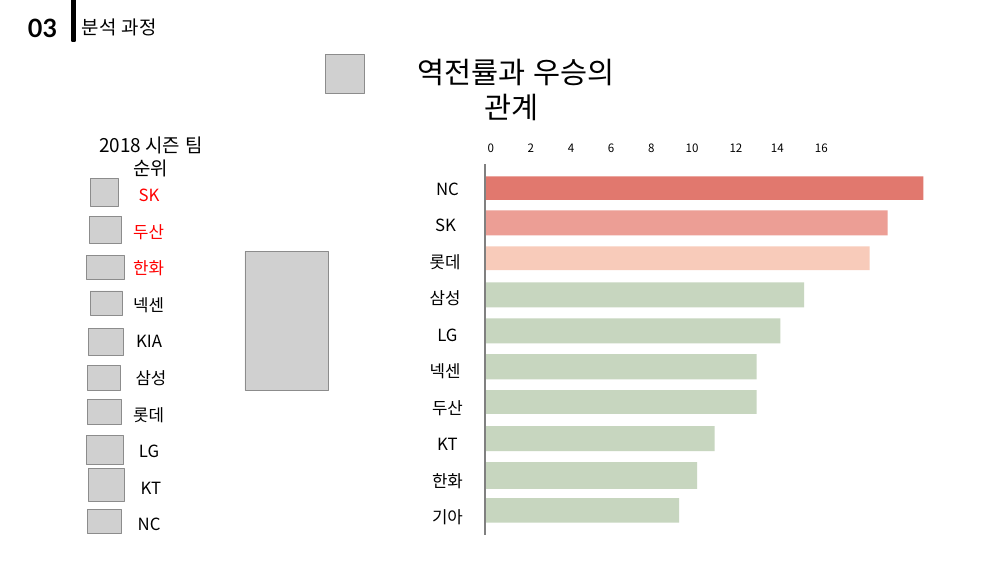
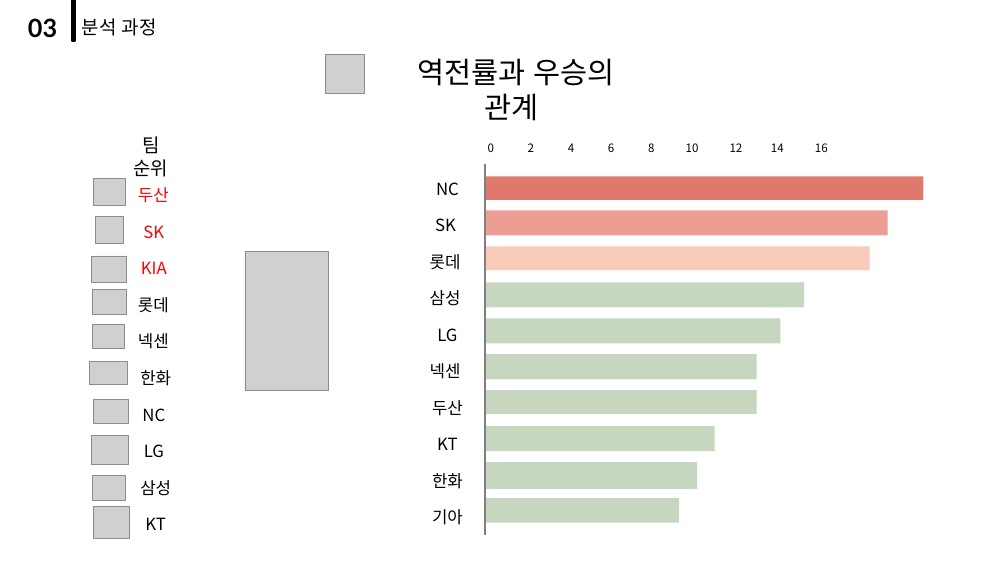
Before and after one commit to kangjiwond1/datamining, a slide deck: slide 35 of [데이터마이닝_강팀]_야구 데이터 분석.pptx (slide 36 before the commit). Drawn at 1008x567 pixels with LibreOffice and Linux fonts; fonts in the diff are those of the drawing; grey boxes stand for pictures. Boxes give left, top, right and bottom in pixels: in the first picture for what was removed or moved away, otherwise in the second. Text is boxed around its words. In the diff, an @@ line names an element or a change of style, - is before the commit and + after.

```diff
--- a/[데이터마이닝_강팀]_야구 데이터 분석.pptx
+++ b/[데이터마이닝_강팀]_야구 데이터 분석.pptx
@@ text at (x1=134, y1=136, x2=169, y2=177): text changed @@
-2018 시즌 팀 순위
+팀 순위
@@ picture moved from (x1=90, y1=216, x2=122, y2=243) to (x1=93, y1=178, x2=125, y2=206) @@
@@ text at (x1=138, y1=187, x2=169, y2=203): paragraph added @@
+두산
@@ picture moved from (x1=91, y1=178, x2=118, y2=206) to (x1=95, y1=216, x2=123, y2=243) @@
@@ picture moved from (x1=88, y1=329, x2=123, y2=355) to (x1=91, y1=256, x2=126, y2=283) @@
@@ text at (x1=138, y1=261, x2=169, y2=349): text changed; text colour #FF0000 to #000000 @@
-두산
+KIA
+롯데
+넥센
@@ picture moved from (x1=88, y1=400, x2=123, y2=425) to (x1=92, y1=290, x2=127, y2=315) @@
@@ picture moved from (x1=90, y1=291, x2=123, y2=315) to (x1=92, y1=324, x2=125, y2=349) @@
@@ picture moved from (x1=87, y1=256, x2=125, y2=279) to (x1=90, y1=361, x2=128, y2=385) @@
@@ text at (x1=140, y1=370, x2=171, y2=386): text colour #FF0000 to #000000 in "한화" @@
@@ picture moved from (x1=87, y1=510, x2=122, y2=534) to (x1=93, y1=400, x2=128, y2=424) @@
@@ text at (x1=133, y1=407, x2=164, y2=457): paragraphs removed @@
-롯데
-LG
@@ text at (x1=142, y1=408, x2=165, y2=457): text changed @@
-넥센
-KIA
+NC
+LG
@@ picture moved from (x1=87, y1=436, x2=123, y2=465) to (x1=91, y1=436, x2=128, y2=465) @@
@@ picture moved from (x1=88, y1=365, x2=121, y2=390) to (x1=92, y1=476, x2=126, y2=501) @@
@@ picture moved from (x1=88, y1=469, x2=124, y2=501) to (x1=93, y1=507, x2=129, y2=539) @@
@@ text at (x1=138, y1=517, x2=161, y2=530): paragraph removed @@
-NC
```
Also in this commit, not shown: 3 other slides changed, 1 slide removed.
